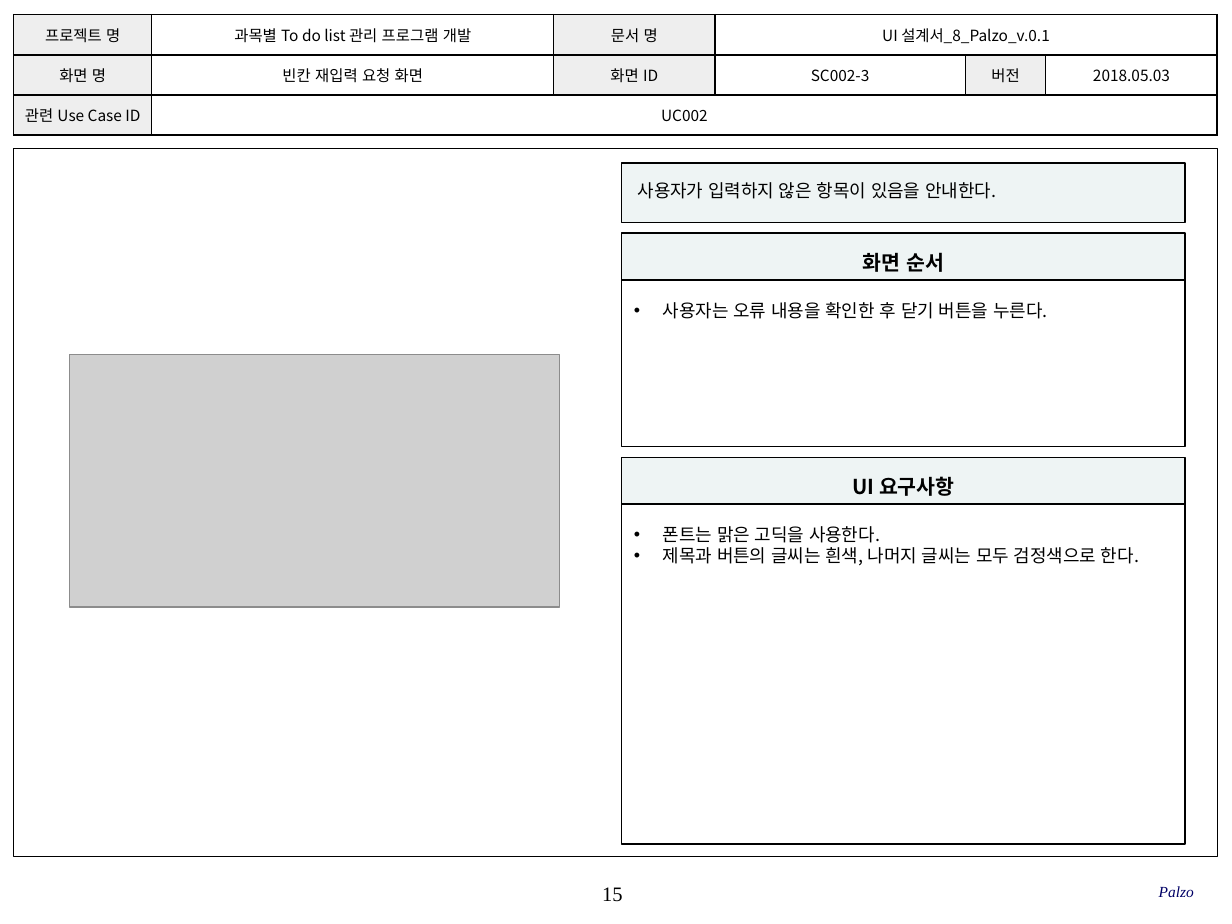
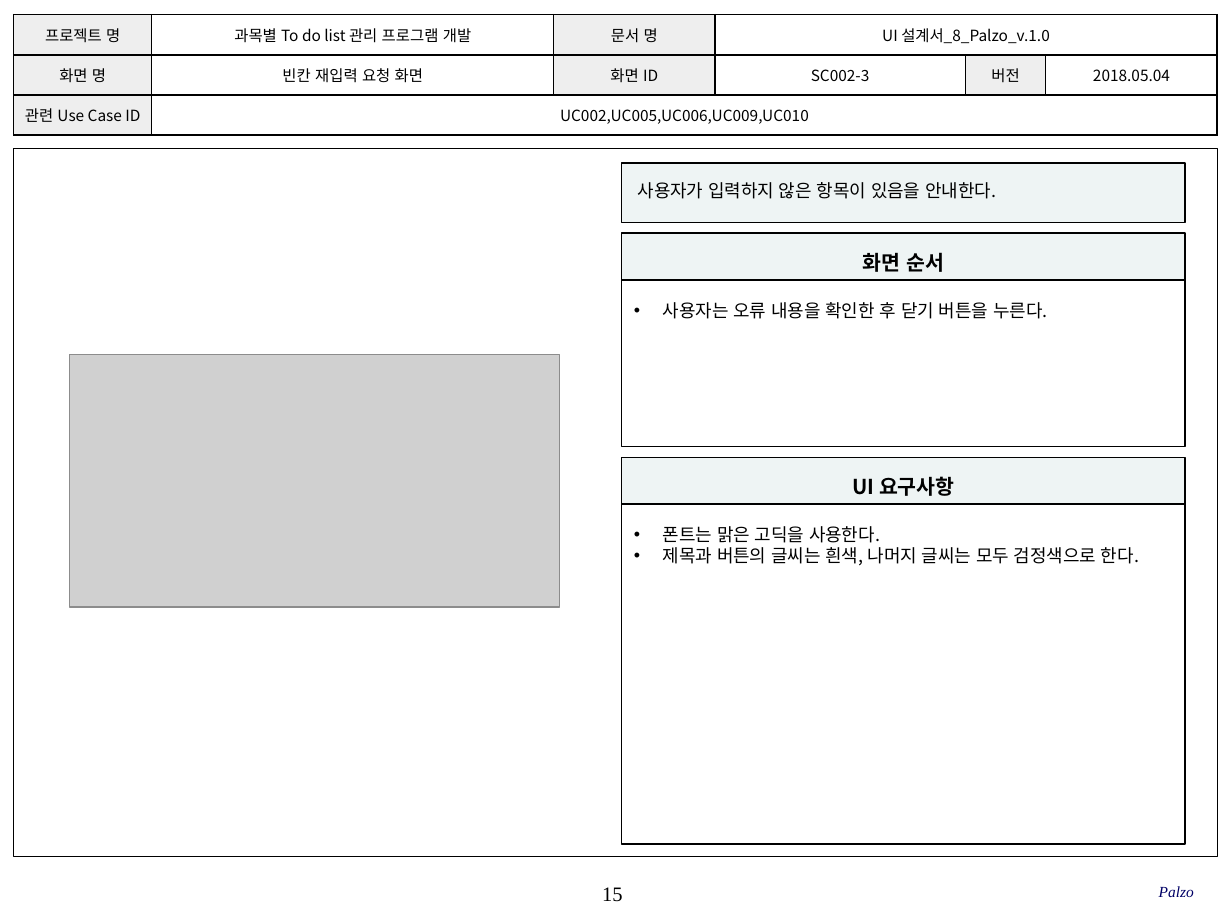
Before and after one commit to SMU-SE-Admin/18-1_8_PALZO_Doc, a slide deck: slide 15 of 03 설계/UI 설계서_8_Palzo.pptx. Drawn at 1232x924 pixels with LibreOffice and Linux fonts; fonts in the diff are those of the drawing; grey boxes stand for pictures; background and template pictures are left out. Boxes give left, top, right and bottom in pixels: in the first picture for what was removed or moved away, otherwise in the second. Text is boxed around its words. In the diff, an @@ line names an element or a change of style, - is before the commit and + after.

Commit message:
#1102 UI 설계서 작성
모든 항목 작성 완료

```diff
--- a/03 설계/UI 설계서_8_Palzo.pptx
+++ b/03 설계/UI 설계서_8_Palzo.pptx
@@ table at bbox=[14, 15, 1216, 136] @@
-row 1, column 4: UI 설계서_8_Palzo_v.0.1
+row 1, column 4: UI 설계서_8_Palzo_v.1.0
-row 2, column 6: 2018.05.03
+row 2, column 6: 2018.05.04
-row 3, column 2: UC002
+row 3, column 2: UC002,UC005,UC006,UC009,UC010
```
Also in this commit, not shown: 36 other slides changed, 2 slides added.
